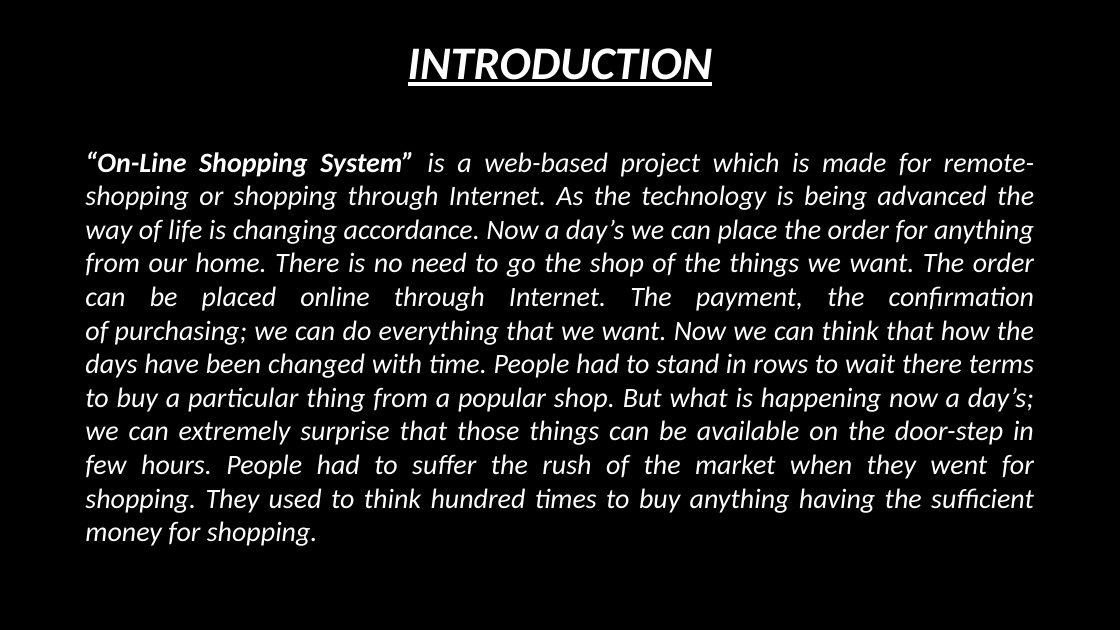
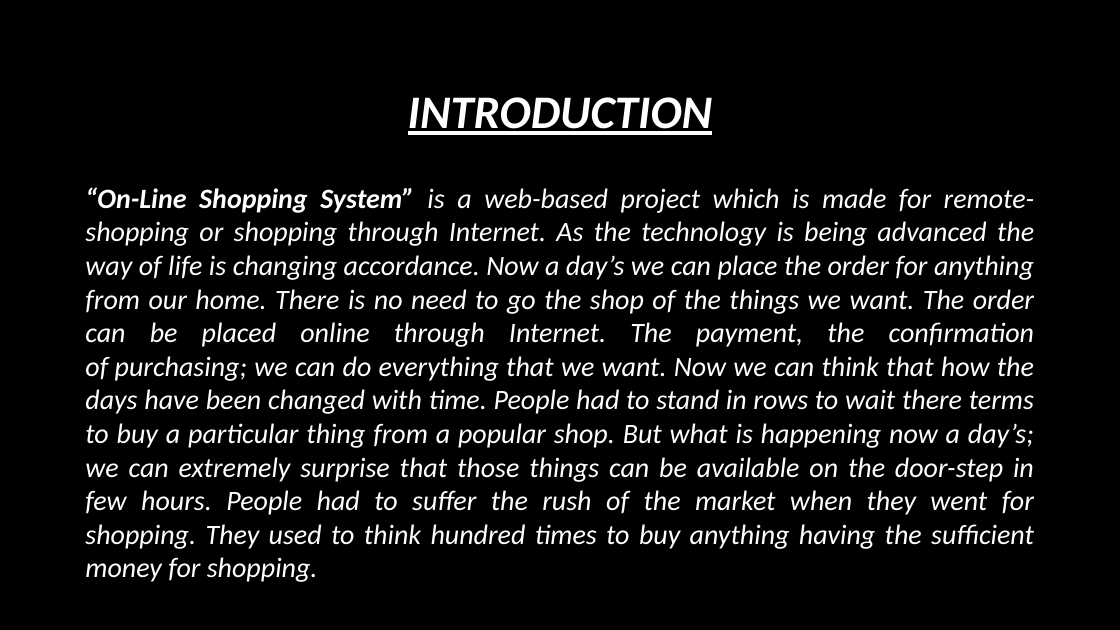
Before and after one commit to lalitgiri/Angular_Practice_Program, a slide deck: slide 1 of Ecommerce-Project/report data/project ppt.pptx. Drawn at 1120x630 pixels with LibreOffice and Linux fonts; fonts in the diff are those of the drawing; background and template pictures are left out. Boxes give left, top, right and bottom in pixels: in the first picture for what was removed or moved away, otherwise in the second. Text is boxed around its words. In the diff, an @@ line names an element or a change of style, - is before the commit and + after.

```diff
--- a/Ecommerce-Project/report data/project ppt.pptx
+++ b/Ecommerce-Project/report data/project ppt.pptx
@@ title "INTRODUCTION": place and size @@
-title "INTRODUCTION" at <box>408,48,713,86</box>
+title "INTRODUCTION" at <box>408,97,713,135</box>
@@ text "“On-Line Shopping System” is a ...": place and size @@
-text "“On-Line Shopping System” is a ..." at <box>85,151,1035,546</box>
+text "“On-Line Shopping System” is a ..." at <box>85,187,1035,582</box>
```
Also in this commit, not shown: 3 other slides changed, 18 slides added, 23 other files.
